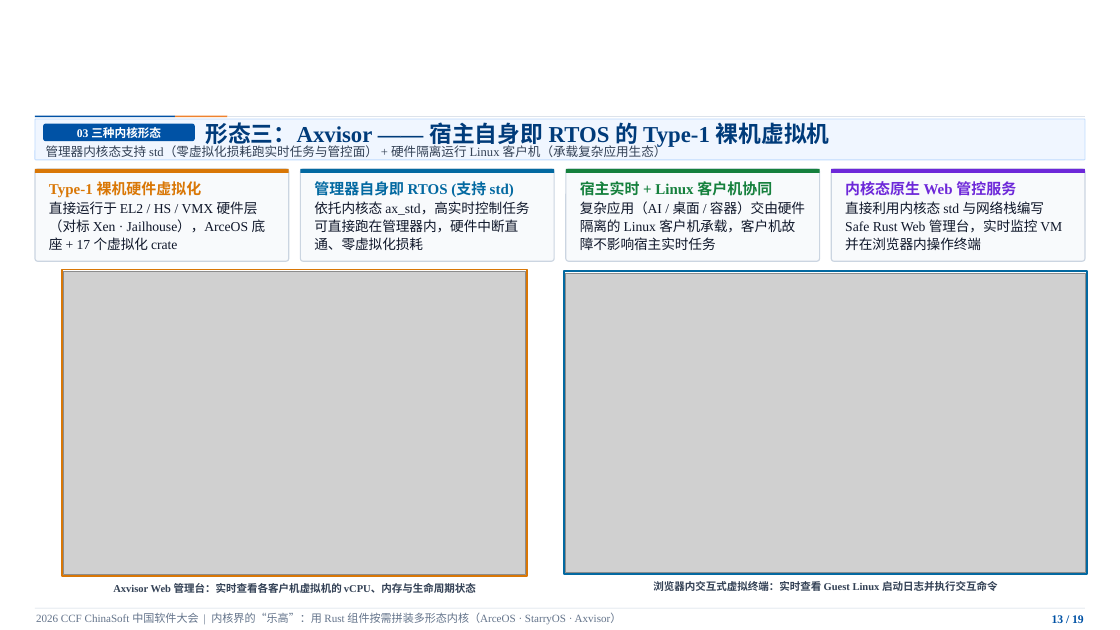
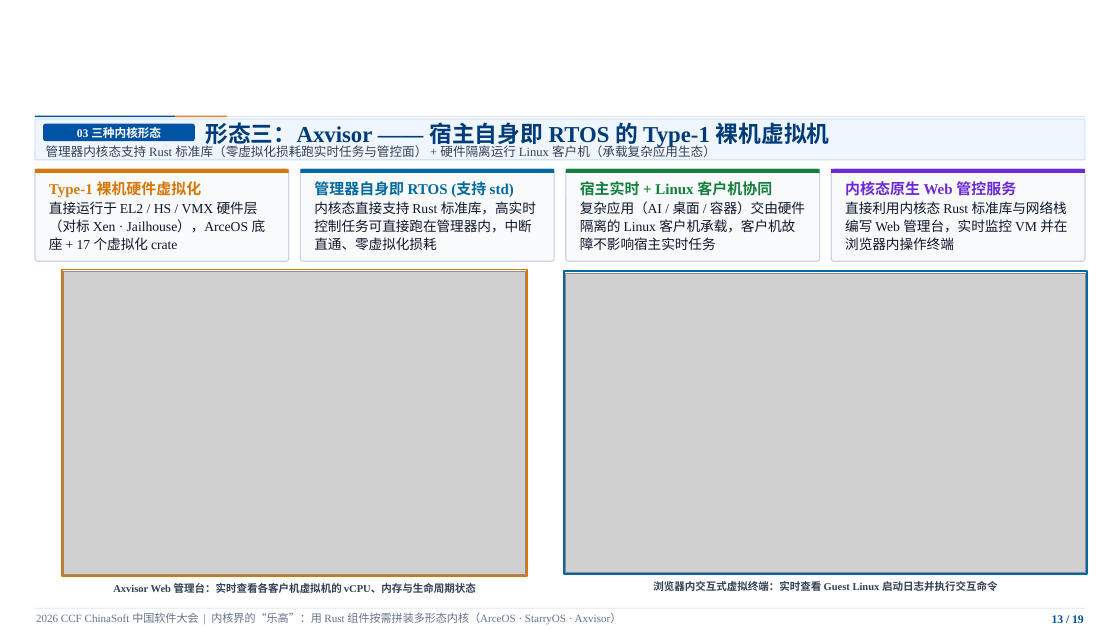
Before and after one commit to ZR233/tgoskits, a slide deck: slide 13 of TGOSKits_Presentation_v2.pptx. Drawn at 1120x630 pixels with LibreOffice and Linux fonts; fonts in the diff are those of the drawing; grey boxes stand for pictures; background and template pictures are left out. Boxes give left, top, right and bottom in pixels: in the first picture for what was removed or moved away, otherwise in the second. Text is boxed around its words. In the diff, an @@ line names an element or a change of style, - is before the commit and + after.

```diff
--- a/TGOSKits_Presentation_v2.pptx
+++ b/TGOSKits_Presentation_v2.pptx
@@ text at box(46, 143, 716, 157): text changed @@
-管理器内核态支持 std（零虚拟化损耗跑实时任务与管控面） + 硬件隔离运行 Linux 客户机（承载复杂应用生态）
+管理器内核态支持 Rust 标准库（零虚拟化损耗跑实时任务与管控面） + 硬件隔离运行 Linux 客户机（承载复杂应用生态）
@@ text at box(314, 201, 536, 250): text changed @@
-依托内核态 ax_std，高实时控制任务可直接跑在管理器内，硬件中断直通、零虚拟化损耗
+内核态直接支持 Rust 标准库，高实时控制任务可直接跑在管理器内，中断直通、零虚拟化损耗
@@ text at box(845, 201, 1067, 250): text changed @@
-直接利用内核态 std 与网络栈编写 Safe Rust Web 管理台，实时监控 VM 并在浏览器内操作终端
+直接利用内核态 Rust 标准库与网络栈编写 Web 管理台，实时监控 VM 并在浏览器内操作终端
```
Also in this commit, not shown: 5 other slides changed.
